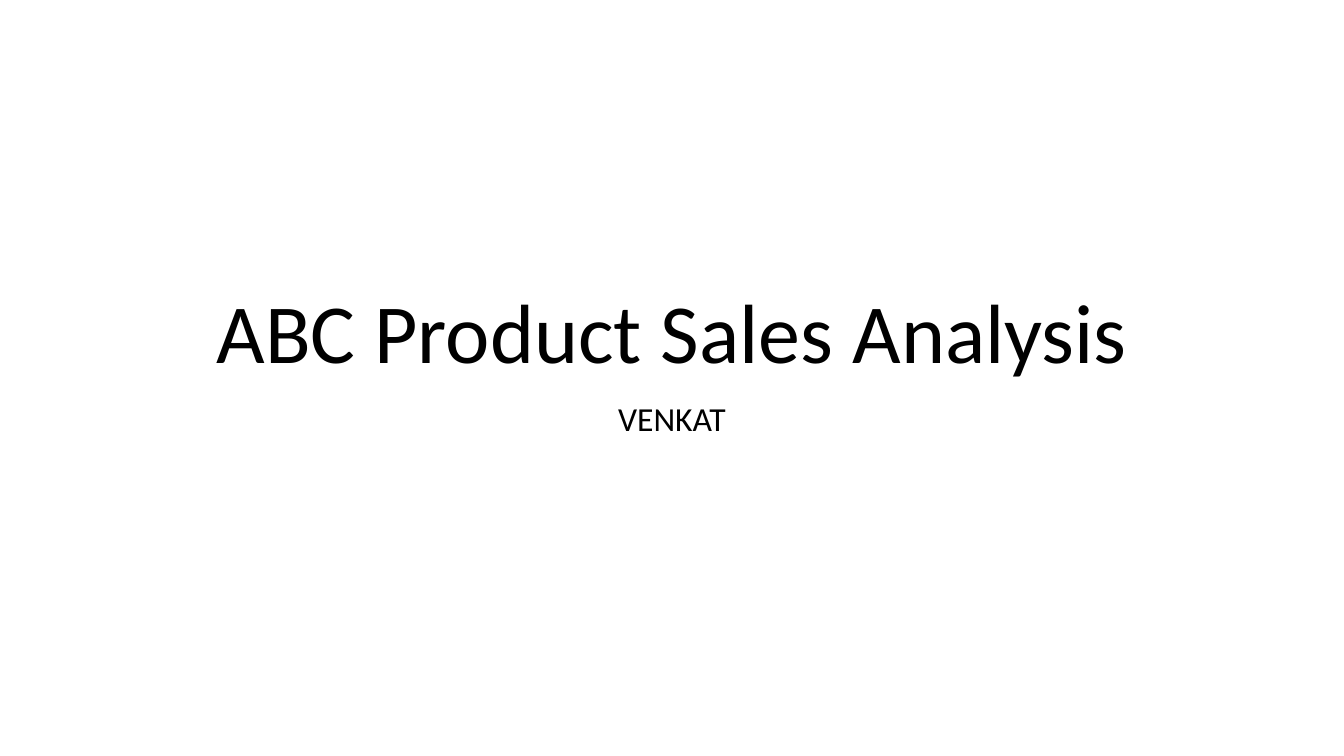
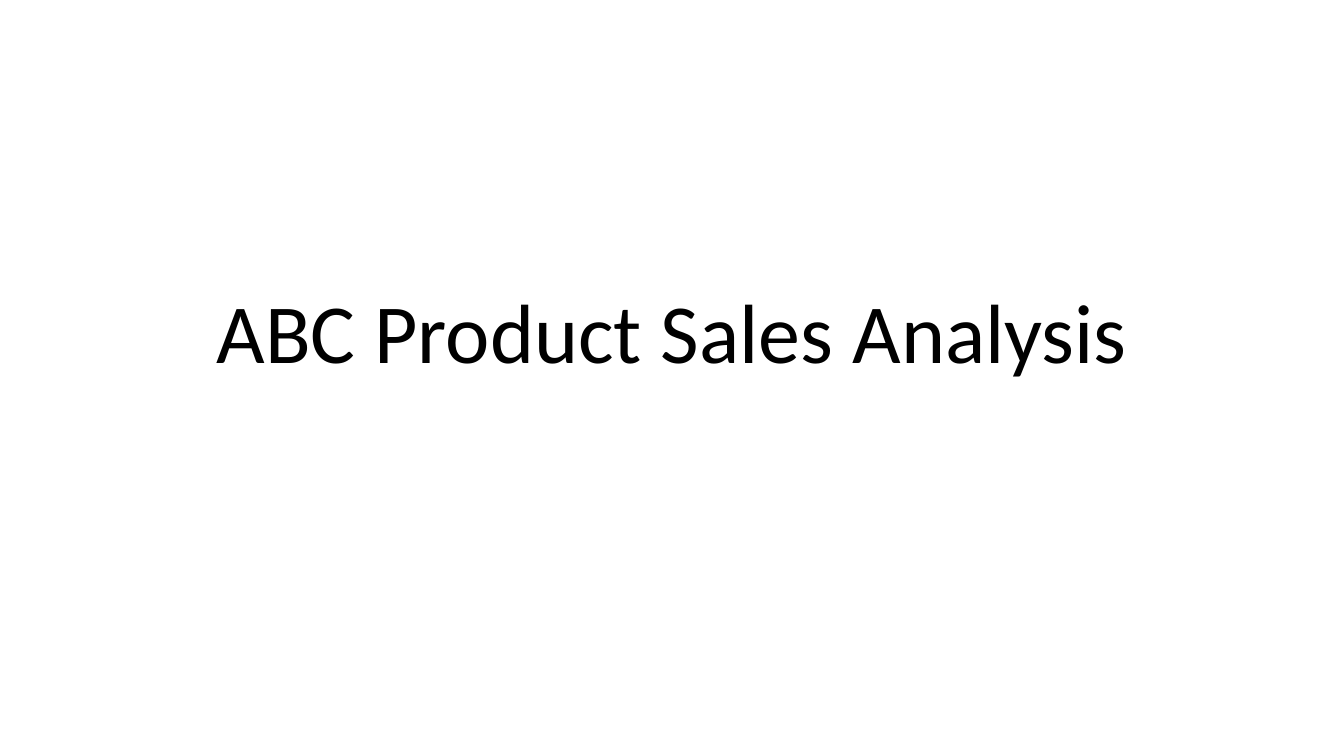
Before and after one commit to LokeshKumarChauhan/Azure_DE_capstone_project, a slide deck: slide 1 of ABC Product Sales Analysis.pptx. Drawn at 1344x756 pixels with LibreOffice and Linux fonts; fonts in the diff are those of the drawing. Boxes give left, top, right and bottom in pixels: in the first picture for what was removed or moved away, otherwise in the second. Text is boxed around its words. In the diff, an @@ line names an element or a change of style, - is before the commit and + after.

```diff
--- a/ABC Product Sales Analysis.pptx
+++ b/ABC Product Sales Analysis.pptx
@@ subtitle removed at box(618, 409, 726, 431) @@
-VENKAT
```
Also in this commit, not shown: 17 other slides changed.
